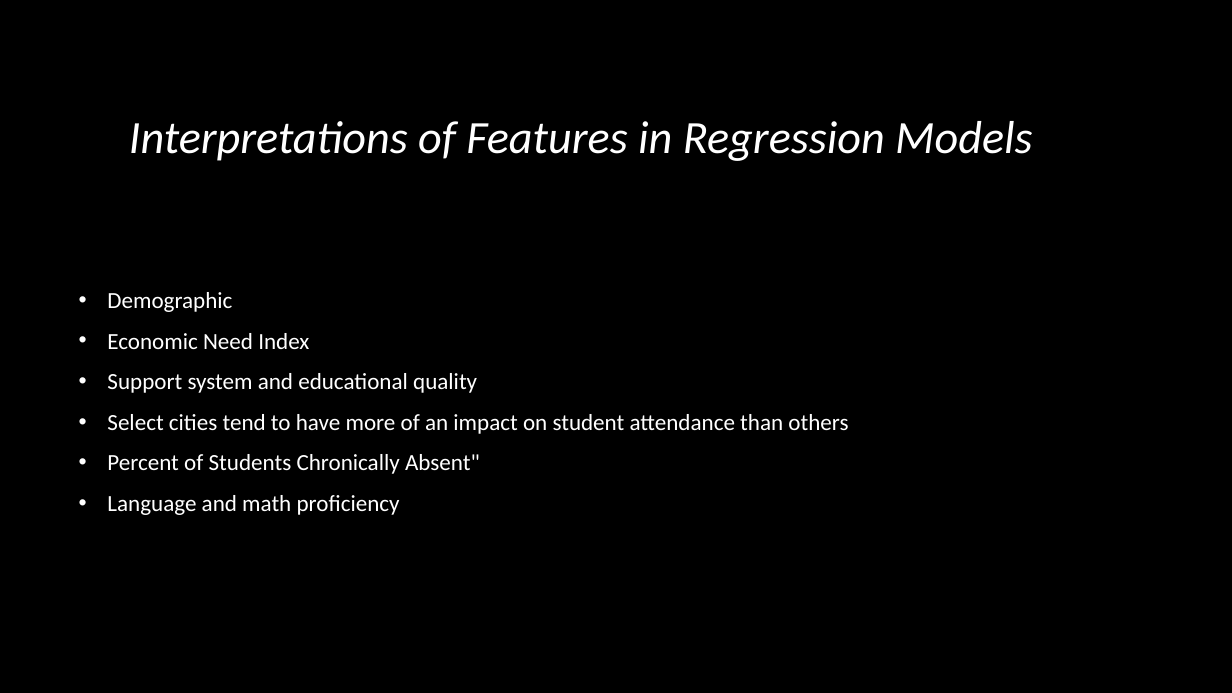
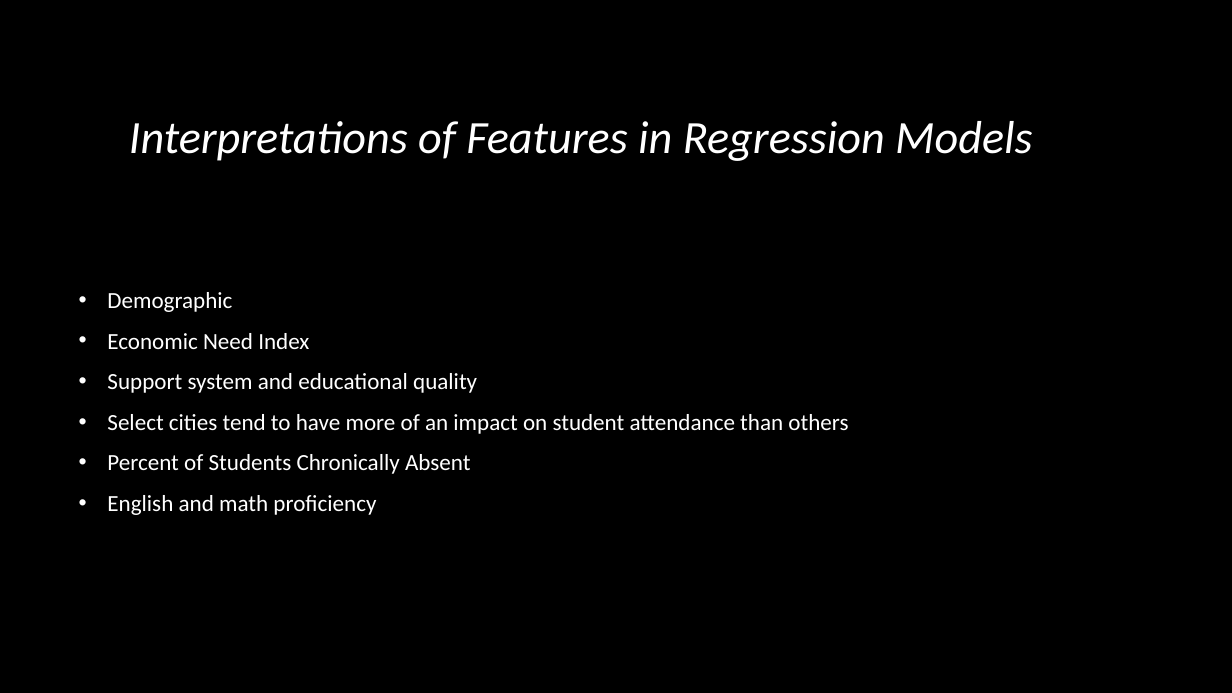
Before and after one commit to ayan1995/Thinkful, a slide deck: slide 12 of Bootcamp/Unit 3 Deeper into Supervised Learning/Supervised Learning Capstone/data-science-for-good/PASSNYC Capstone Predicting Attendance .pptx (slide 13 before the commit). Drawn at 1232x693 pixels with LibreOffice and Linux fonts; fonts in the diff are those of the drawing; background and template pictures are left out. Boxes give left, top, right and bottom in pixels: in the first picture for what was removed or moved away, otherwise in the second. Text is boxed around its words. In the diff, an @@ line names an element or a change of style, - is before the commit and + after.

```diff
--- a/Bootcamp/Unit 3 Deeper into Supervised Learning/Supervised Learning Capstone/data-science-for-good/PASSNYC Capstone Predicting Attendance .pptx
+++ b/Bootcamp/Unit 3 Deeper into Supervised Learning/Supervised Learning Capstone/data-science-for-good/PASSNYC Capstone Predicting Attendance .pptx
@@ text at (x1=107, y1=454, x2=471, y2=515): text changed @@
-• Percent of Students Chronically Absent"
-• Language and math proficiency
+• Percent of Students Chronically Absent
+• English and math proficiency
```
Also in this commit, not shown: 3 other slides changed, 1 slide removed, 1 other file.
